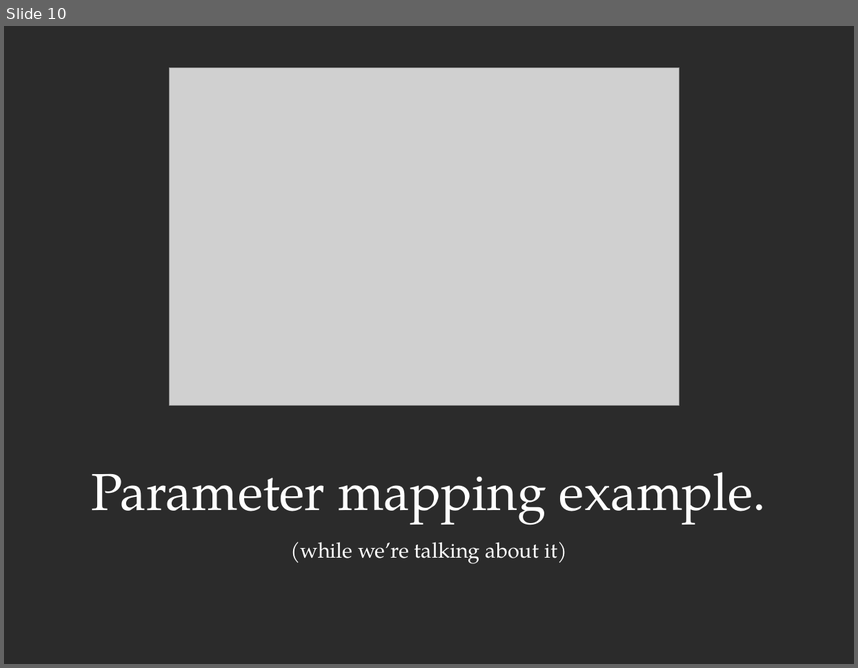
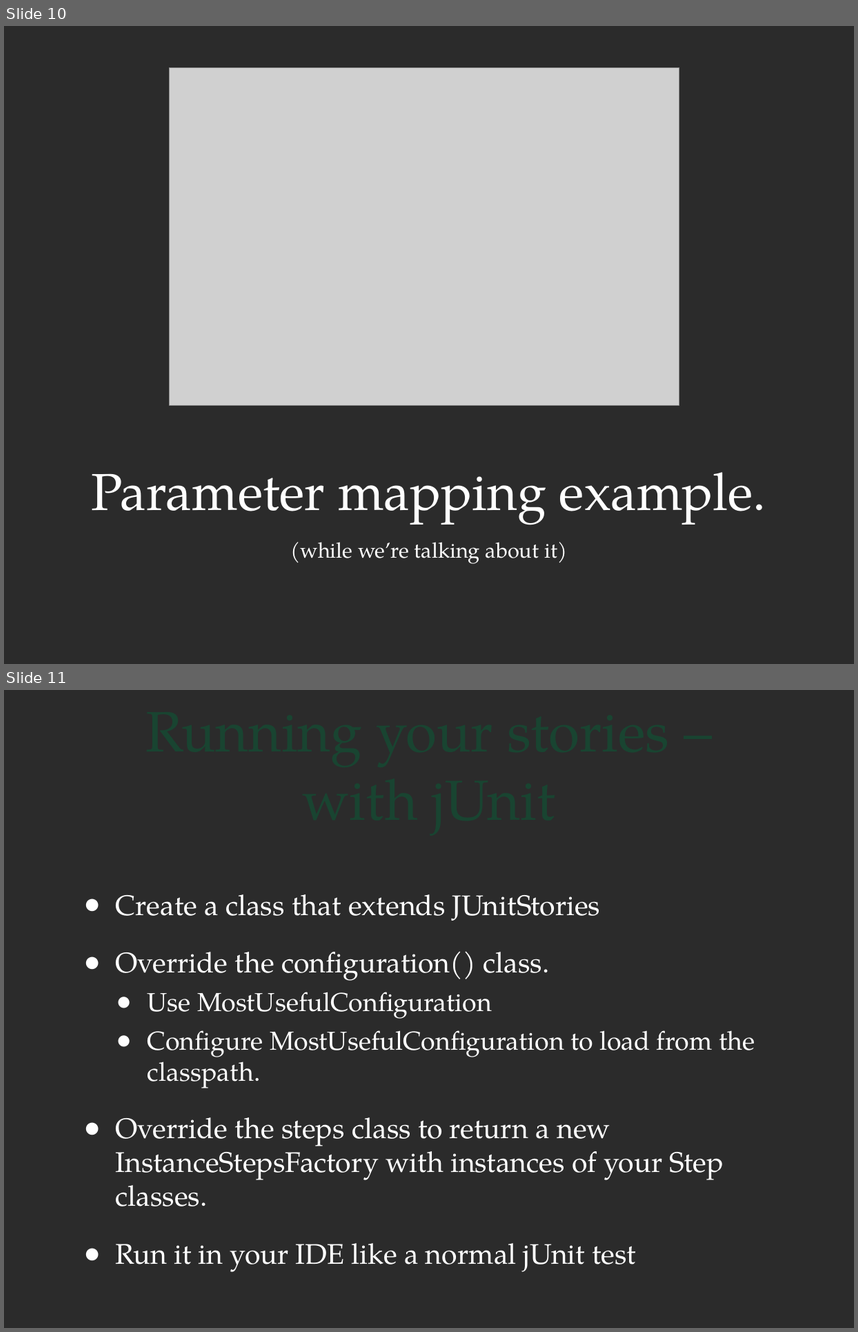
Before and after one commit to jbristow/bdd-presentation, a slide deck: presentation/bdd-presentation.pptx. Shown one above the other, each under a label of ours: slide 10 before the commit, slides 10 and 11 after it. The pictures are 858x668 and 858x1332 pixels, drawn with LibreOffice and Linux fonts; fonts in the diff are those of the drawing; grey boxes stand for pictures; background and template pictures are left out; a plain dark background stands for a picture behind light text. Boxes give left, top, right and bottom in pixels: in the first picture for what was removed or moved away, otherwise in the second. Text is boxed around its words. In the diff, an @@ line names an element or a change of style, - is before the commit and + after.

```diff
--- a/presentation/bdd-presentation.pptx
+++ b/presentation/bdd-presentation.pptx
@@ slide 11 added at box(4, 690, 854, 1328), background picture (left out) @@
@@ title added at box(75, 698, 783, 829), 48 pt, text #194431 @@
+Running your stories – with jUnit
@@ text added at box(116, 894, 755, 1272), 24 pt, text #FFFFFF @@
+● Create a class that extends JUnitStories
+● Override the configuration() class.
+  ● Use MostUsefulConfiguration
+  ● Configure MostUsefulConfiguration to load from the classpath.
+● Override the steps class to return a new InstanceStepsFactory with instances of your Step classes.
+● Run it in your IDE like a normal jUnit test
```
Also in this commit, not shown: 1 slide changed, 4 other slides added, 2 other files.
